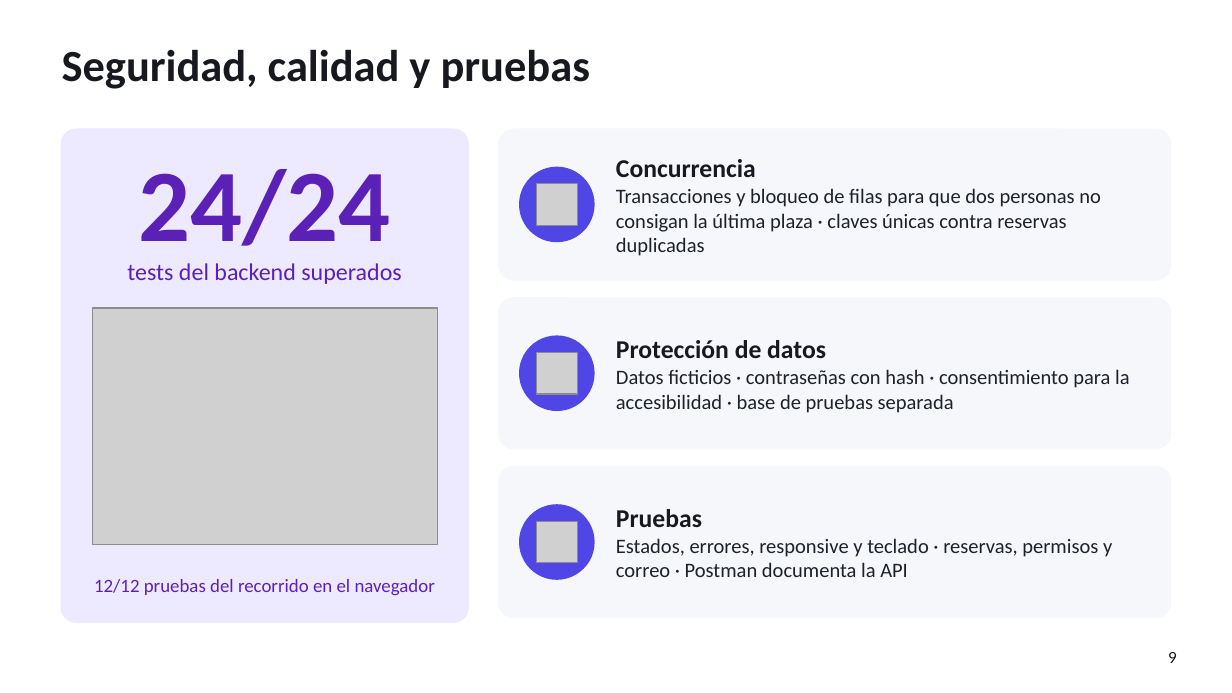
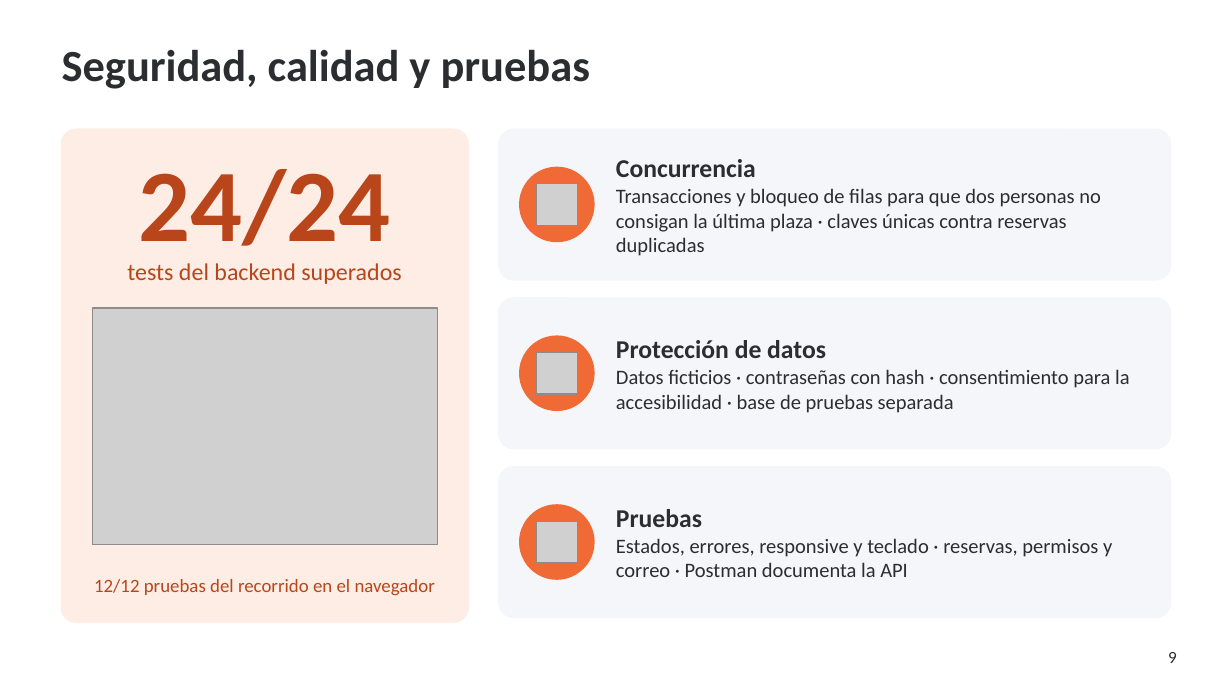
Before and after one commit to pablopedron/SABITECH, a slide deck: slide 9 of documents/Presentacion/07_2_DAW_Intermodular_1Evaluacion_SABITECH_WEB_Presentacion.pptx. Drawn at 1232x693 pixels with LibreOffice and Linux fonts; fonts in the diff are those of the drawing; grey boxes stand for pictures; background and template pictures are left out. Boxes give left, top, right and bottom in pixels: in the first picture for what was removed or moved away, otherwise in the second. Text is boxed around its words. In the diff, an @@ line names an element or a change of style, - is before the commit and + after.

```diff
--- a/documents/Presentacion/07_2_DAW_Intermodular_1Evaluacion_SABITECH_WEB_Presentacion.pptx
+++ b/documents/Presentacion/07_2_DAW_Intermodular_1Evaluacion_SABITECH_WEB_Presentacion.pptx
@@ title "Seguridad, calidad y pruebas" at (x1=62, y1=49, x2=590, y2=89): text colour #17191F to #2B2D31 @@
@@ rounded rectangle at (x1=62, y1=129, x2=468, y2=622): fill #EDE9FE to #FDEDE5; outline #EDE9FE 1 pt to #FDEDE5 1 pt @@
@@ text "Concurrencia" at (x1=616, y1=159, x2=1101, y2=256): text colour #17191F to #2B2D31 in "Concurrencia"; text colour #1E2128 to #2B2D31 in "Transacciones y bloqueo de filas para que ..." @@
@@ text "Protección de datos" at (x1=616, y1=340, x2=1130, y2=413): text colour #17191F to #2B2D31 in "Protección de datos"; text colour #1E2128 to #2B2D31 in "Datos ficticios · contraseñas con hash · ..." @@
@@ fill #F5F7FB to #F4F6F9; outline #F5F7FB 1 pt to #F4F6F9 1 pt in 3 elements at (x1=499, y1=129, x2=1170, y2=280), (x1=499, y1=298, x2=1170, y2=448), (x1=499, y1=467, x2=1170, y2=617) @@
@@ text "Pruebas" at (x1=616, y1=509, x2=1112, y2=577): text colour #17191F to #2B2D31 in "Pruebas"; text colour #1E2128 to #2B2D31 @@
@@ fill #4F46E5 to #EF6A35; outline #4F46E5 1 pt to #EF6A35 1 pt in 3 elements at (x1=520, y1=168, x2=594, y2=241), (x1=520, y1=336, x2=594, y2=410), (x1=520, y1=505, x2=594, y2=579) @@
@@ text colour #5B21B6 to #B8461A in 3 elements at (x1=139, y1=169, x2=391, y2=265), (x1=127, y1=263, x2=401, y2=284), (x1=94, y1=579, x2=435, y2=595) @@
@@ page number at (x1=1168, y1=652, x2=1177, y2=663): text colour #17191F to #2B2D31 @@
```
Also in this commit, not shown: 14 other slides changed.
